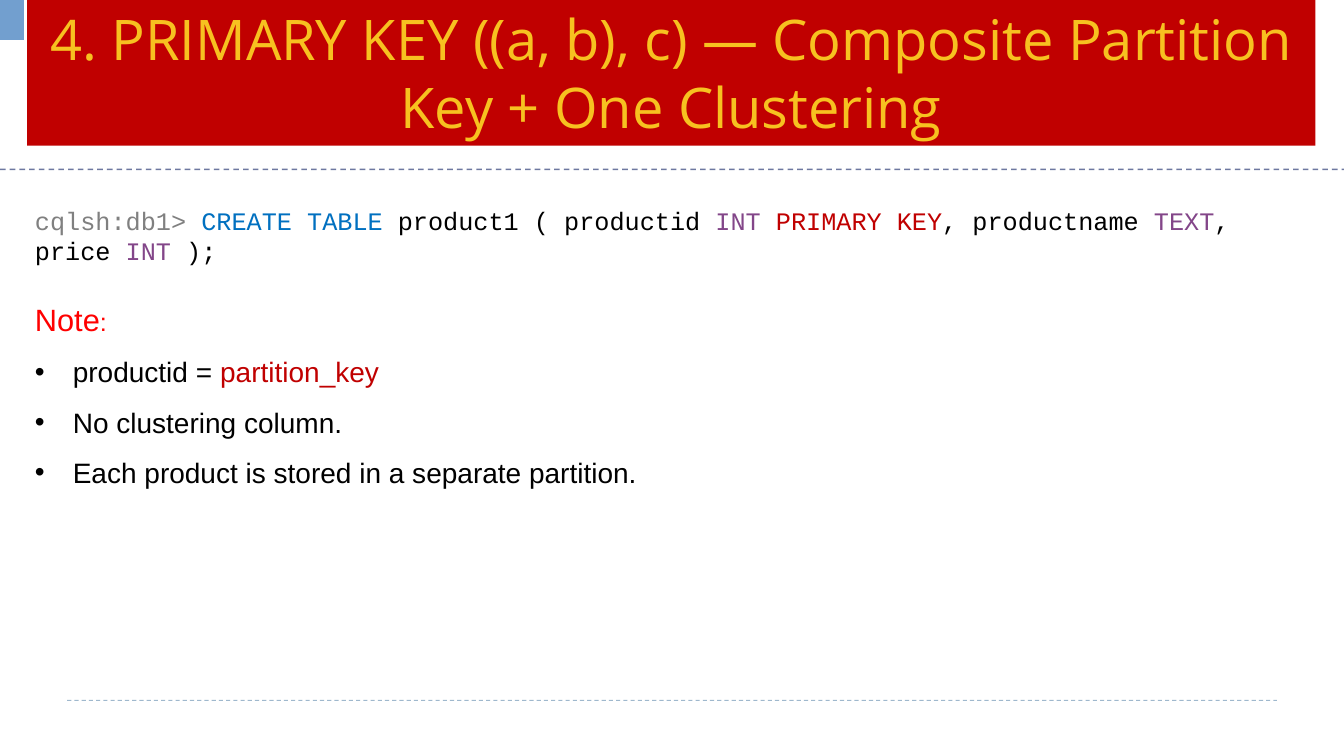
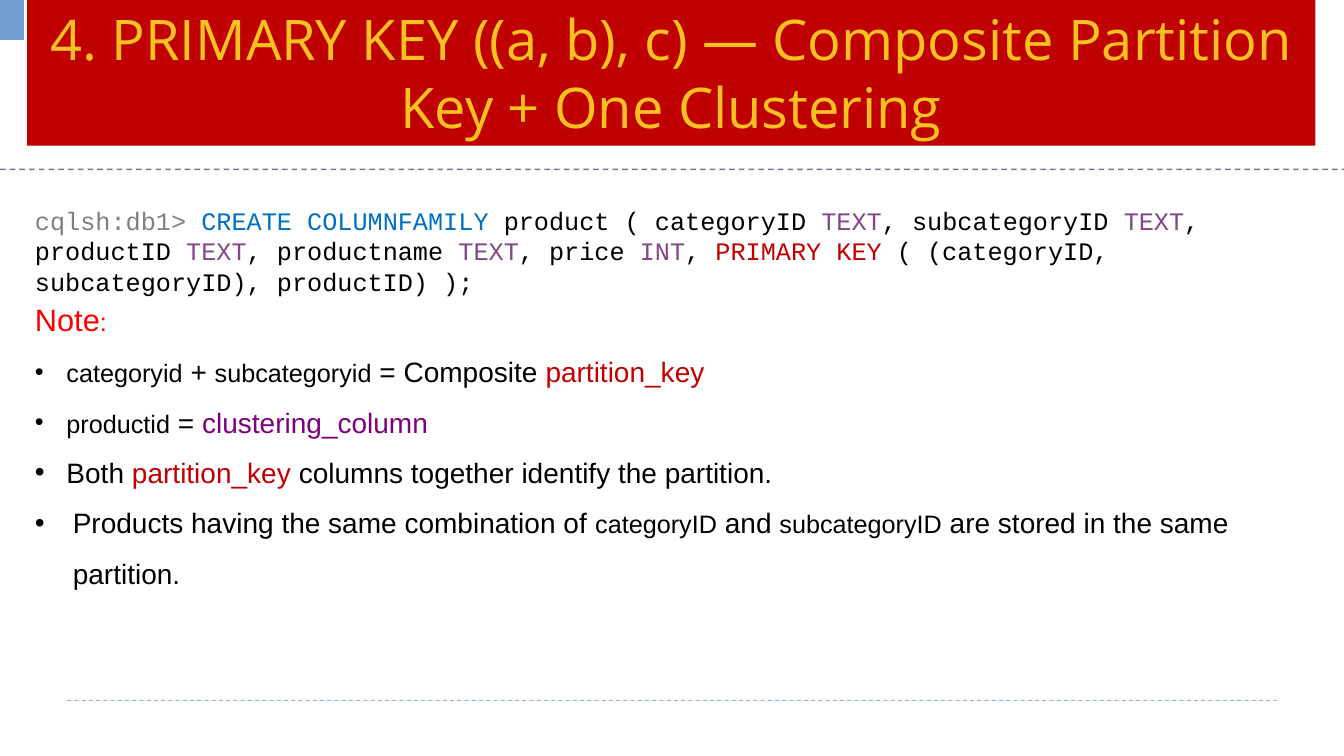
Before and after one commit to Saleel-Bagde/PPT-s, a slide deck: slide 21 of Cassandra Ver3.pptx. Drawn at 1344x756 pixels with LibreOffice and Linux fonts; fonts in the diff are those of the drawing. Boxes give left, top, right and bottom in pixels: in the first picture for what was removed or moved away, otherwise in the second. Text is boxed around its words. In the diff, an @@ line names an element or a change of style, - is before the commit and + after.

```diff
--- a/Cassandra Ver3.pptx
+++ b/Cassandra Ver3.pptx
@@ text at box(35, 212, 1200, 266): text changed @@
-cqlsh:db1> CREATE TABLE product1 ( productid INT PRIMARY KEY, productname TEXT, price INT );
+cqlsh:db1> CREATE COLUMNFAMILY product ( categoryID TEXT, subcategoryID TEXT, productID TEXT, productname TEXT, price INT, PRIMARY KEY ( (categoryID, subcategoryID), productID) );
@@ text at box(66, 361, 1229, 589): text changed @@
-• productid = partition_key
-• No clustering column.
-• Each product is stored in a separate partition.
+• categoryid + subcategoryid = Composite partition_key
+• productid = clustering_column
+• Both partition_key columns together identify the partition.
+• Products having the same combination of categoryID and subcategoryID are stored in the same partition.
```
Also in this commit, not shown: 3 other slides changed.
